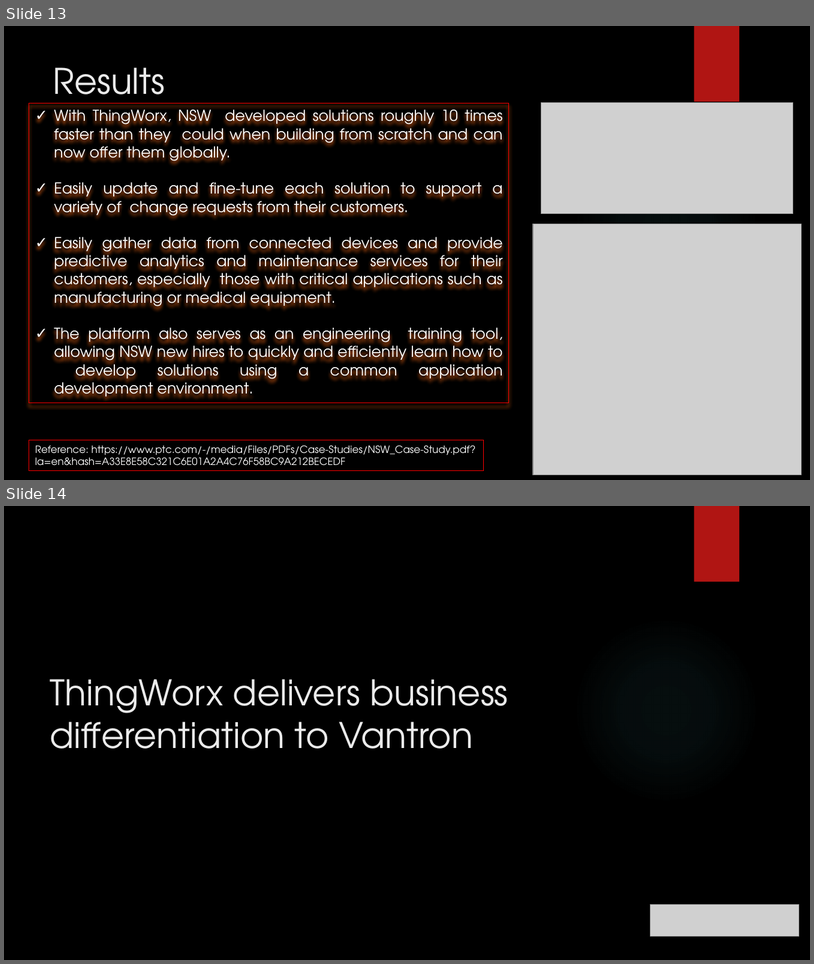
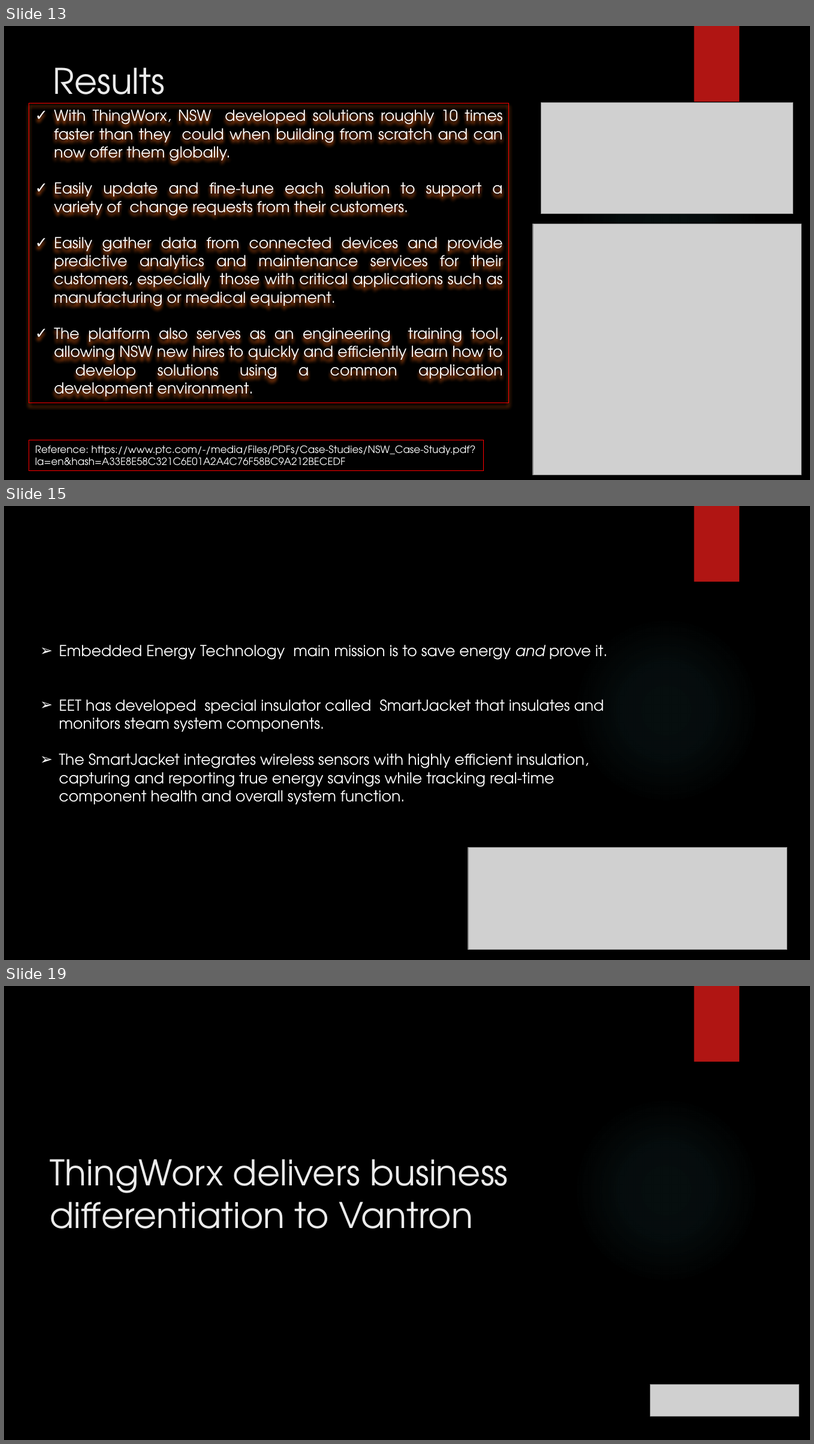
Before and after one commit to girishsukukumar/thingworx, a slide deck: CaseStudies-IoT.pptx. Shown one above the other, each under a label of ours: slides 13 and 14 before the commit, slides 13, 15 and 19 after it; the slides between them are not shown. The pictures are 814x964 and 814x1444 pixels, drawn with LibreOffice and Linux fonts; fonts in the diff are those of the drawing; grey boxes stand for pictures; background and template pictures are left out. Boxes give left, top, right and bottom in pixels: in the first picture for what was removed or moved away, otherwise in the second. Text is boxed around its words. In the diff, an @@ line names an element or a change of style, - is before the commit and + after.

```diff
--- a/CaseStudies-IoT.pptx
+++ b/CaseStudies-IoT.pptx
@@ slide 15 added at [4,506,810,960], background picture (left out); not listed: 2 template elements that a slide beside it also shows @@
@@ text added at [59,645,608,804], 18 pt, text #FFFFFF @@
+➢ Embedded Energy Technology main mission is to save energy and prove it.
+➢ EET has developed special insulator called SmartJacket that insulates and monitors steam system components.
+➢ The SmartJacket integrates wireless sensors with highly efficient insulation, capturing and reporting true energy savings while tracking real-time component health and overall system function.
@@ picture added at [468,847,788,949] @@
@@ what was slide 14 is now slide 19 @@
```
Also in this commit, not shown: 1 slide changed, 4 other slides added.
